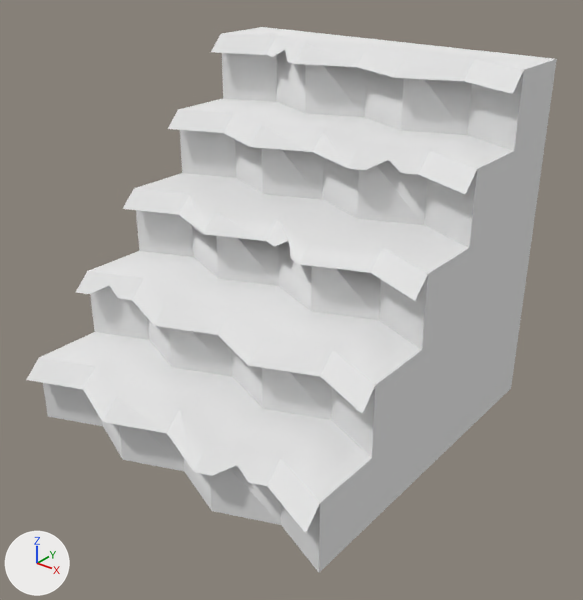
Renders of the OBJ model DynamicLab/Assets/Nature Kit/Models/OBJ format/cliff_steps_stone.obj from each side of a commit.
One viewpoint serves both versions: a camera (50 mm lens) standing at (1.312, -1.614, 1.352) and looking at (0.061, -0.05, 0.382). Arrows for +X, +Y and +Z are at lower left; the lights stay in place. The picture after the commit comes second. Where no turn or scale is listed for an object, it has been applied to the vertices.

Objects in the first picture: 'cliff_steps_stone'.
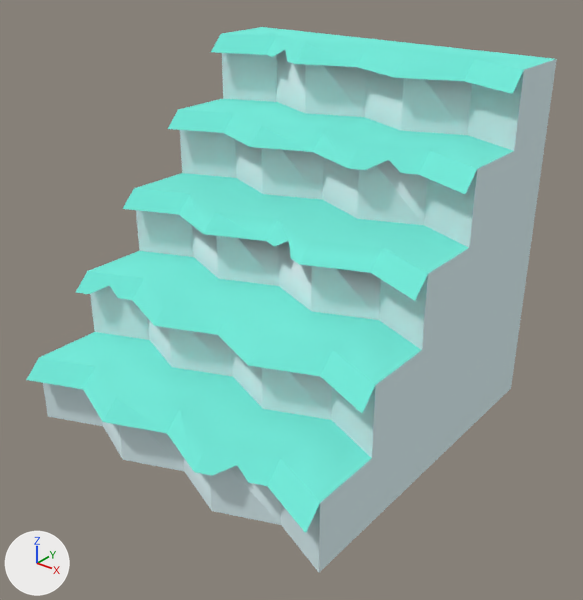
Diff of the bpy script that builds the scene:
```diff
--- a/DynamicLab/Assets/Nature Kit/Models/OBJ format/cliff_steps_stone.obj.py
+++ b/DynamicLab/Assets/Nature Kit/Models/OBJ format/cliff_steps_stone.obj.py
@@ mat_grass @@
 mat_grass = principled_material('grass')
-mat_grass.base_color = (0.8, 0.8, 0.8)  # white #e7e7e7
+mat_grass.base_color = (0.173, 0.847, 0.722)  # cyan #73eddd
 mat_grass.roughness = 1.0
```

Changed parts and their boxes [x1, y1, x2, y2] in the pictures (583 x 600 px):
'cliff_steps_stone', recoloured (white to cyan): [26, 27, 557, 538] in both
